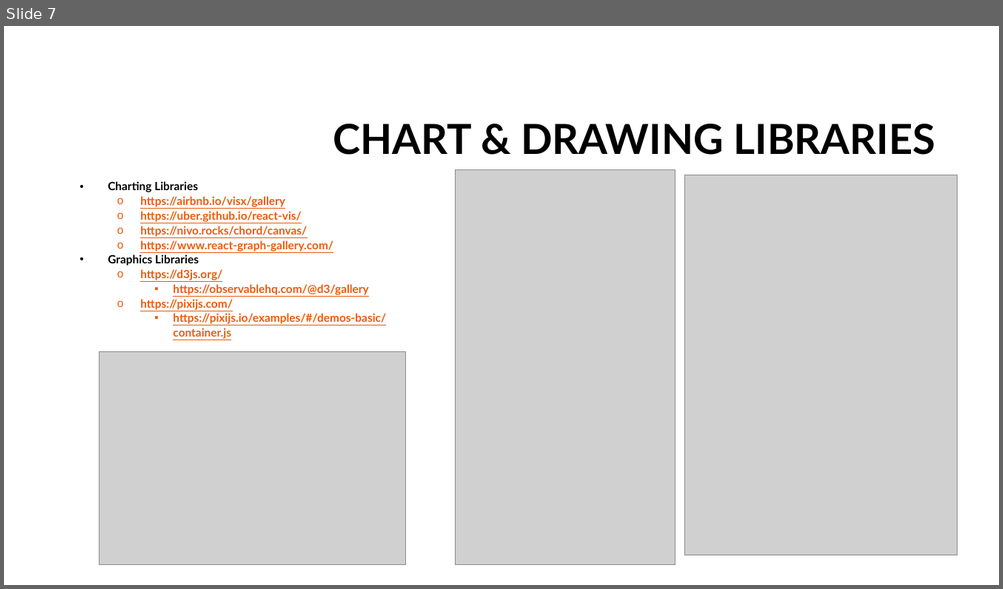
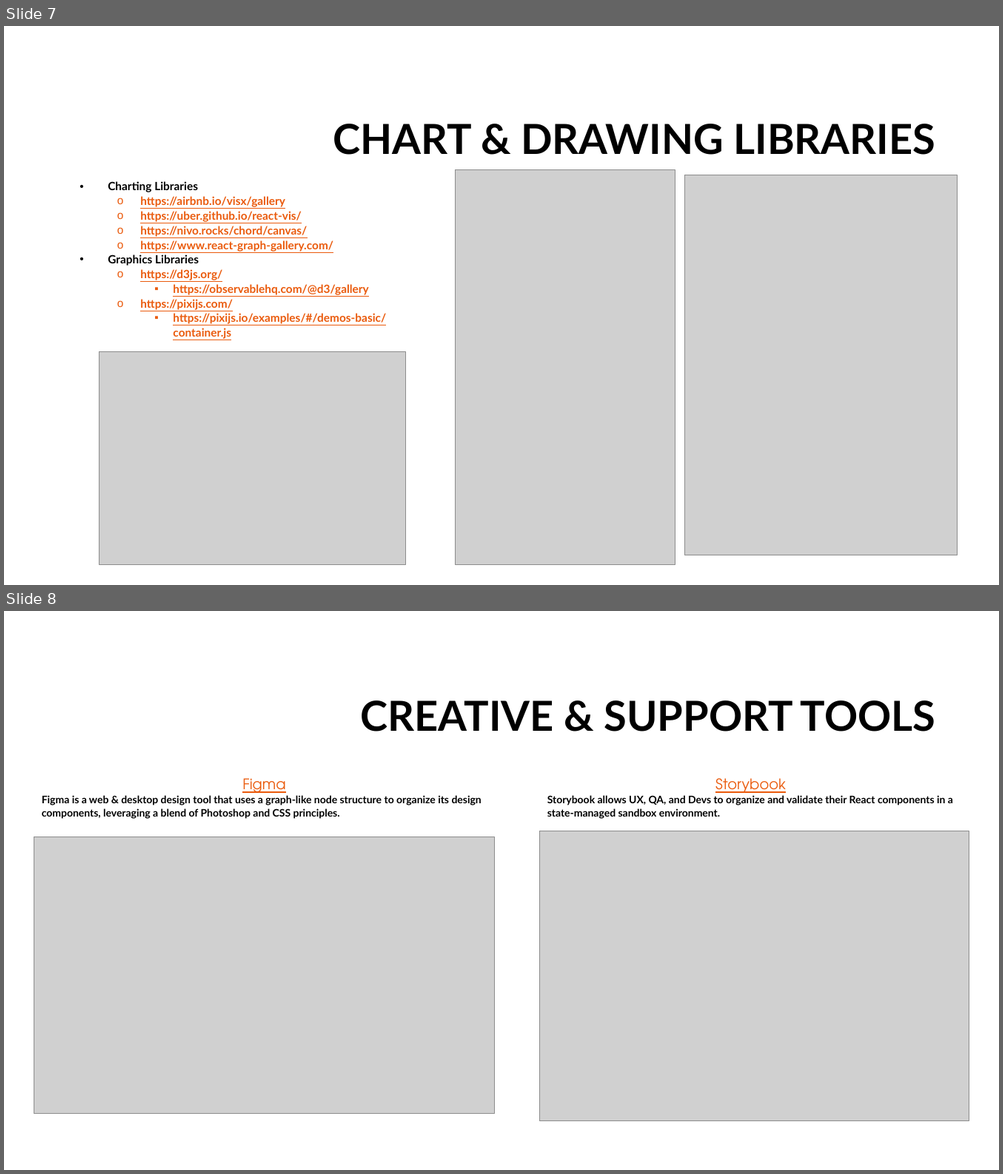
Before and after one commit to mjn1021/bubbles, a slide deck: docs/Power BI & React.pptx. Shown one above the other, each under a label of ours: slide 7 before the commit, slides 7 and 8 after it. The pictures are 1003x589 and 1003x1174 pixels, drawn with LibreOffice and Linux fonts; fonts in the diff are those of the drawing; grey boxes stand for pictures; background and template pictures are left out. Boxes give left, top, right and bottom in pixels: in the first picture for what was removed or moved away, otherwise in the second. Text is boxed around its words. In the diff, an @@ line names an element or a change of style, - is before the commit and + after.

```diff
--- a/docs/Power BI & React.pptx
+++ b/docs/Power BI & React.pptx
@@ slide 8 added at (x1=4, y1=611, x2=999, y2=1170), background #FFFFFF @@
@@ title added at (x1=361, y1=701, x2=935, y2=732), 40 pt, text #000000, bold @@
+CREATIVE & SUPPORT TOOLS
@@ text added at (x1=42, y1=778, x2=481, y2=819), 10 pt, text #000000, bold @@
+Figma
+Figma is a web & desktop design tool that uses a graph-like node structure to organize its design components, leveraging a blend of Photoshop and CSS principles.
@@ text added at (x1=547, y1=778, x2=953, y2=819), 10 pt, text #000000, bold @@
+Storybook
+Storybook allows UX, QA, and Devs to organize and validate their React components in a state-managed sandbox environment.
@@ picture added at (x1=540, y1=831, x2=969, y2=1122) @@
@@ picture added at (x1=34, y1=837, x2=494, y2=1114) @@
```
Also in this commit, not shown: 2 slides changed, 2 other files.
